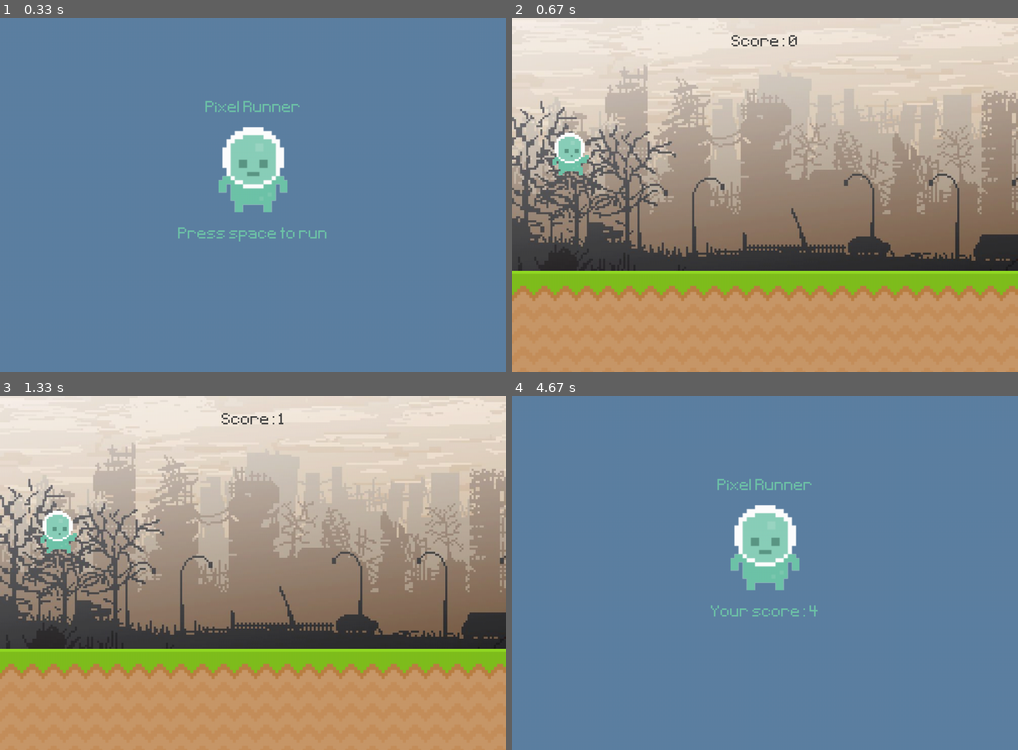
Above: before the commit, frames 1-4 (two rows, left to right).
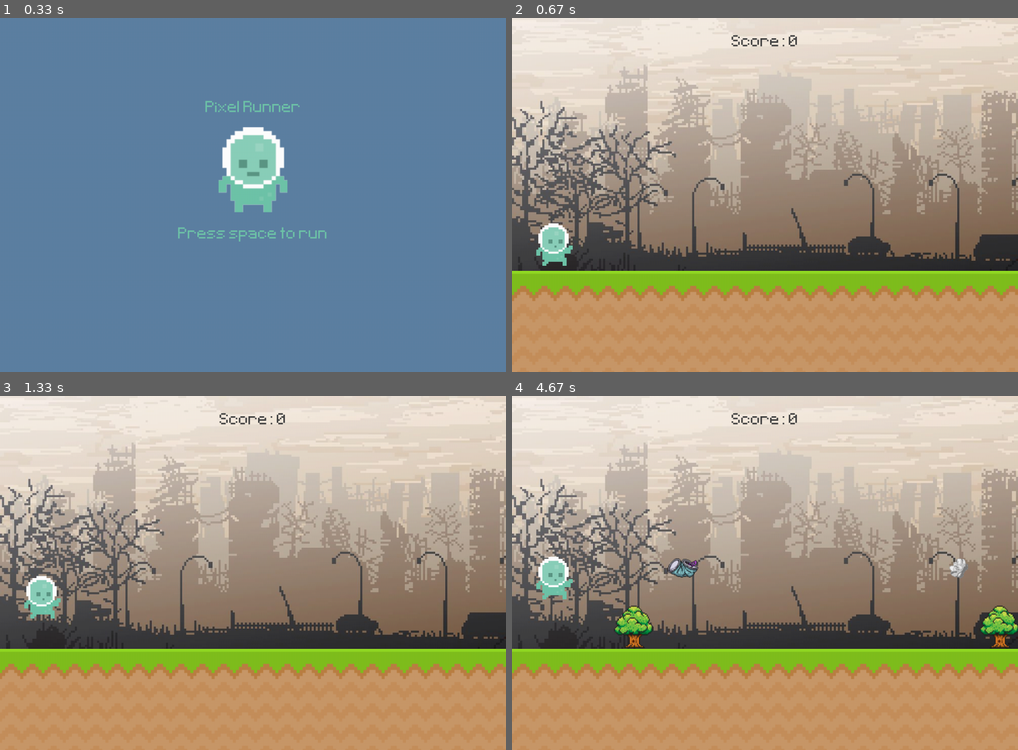
Above: after the commit, the same moments.

Repository: Angelly234/The4Inone-
Game: pygame game, started from runner_class_only.py
The game is run twice, just before and just after one commit, with the same random seed, the same clock (stepped at 60 frames per second) and the same inputs.
Inputs:
- Up to frame 1 (0.33 s): no input
- Up to frame 2 (0.67 s): tap Space at 0.33 s
- Up to frame 3 (1.33 s): tap Space at 0.67, 1.07 s
- Up to frame 4 (4.67 s): tap Space at 1.37, 1.57, 1.9, 2.2, 2.4, 2.7, 3.3, 3.6, 3.73, 4.13, 4.43 s

Frame 1 is identical in both runs. In frame 2, 1.2% of the frame differs, in the area x 4-16%, y 32-70%; in frame 3, 1.4%; in frame 4, 100%, in the area x 0-100%, y 0-100%.

Commit message:
change runner class only to gain point

Diff:
--- /dev/null
+++ b/example.py
@@ -0,0 +1,226 @@
+
+import pygame
+from sys import exit
+from random import randint, choice
+
+class Player(pygame.sprite.Sprite):
+    def init(self):
+        super().init()
+        player_walk_1 = pygame.image.load('graphics/player/player_walk_1.png').convert_alpha()
+        player_walk_2 = pygame.image.load('graphics/player/player_walk_2.png').convert_alpha()
+        self.player_walk = [player_walk_1, player_walk_2]
+        self.player_index = 0
+        self.player_jump = pygame.image.load('graphics/player/jump.png').convert_alpha()
+
+        self.image = self.player_walk[self.player_index]
+        self.rect = self.image.get_rect(midbottom=(80, 300))
+        self.gravity = 0
+
+        self.jump_sound = pygame.mixer.Sound('audio/jump.mp3')
+        self.jump_sound.set_volume(0.5)
+
+    def player_input(self):
+        keys = pygame.key.get_pressed()
+        if keys[pygame.K_SPACE] and self.rect.bottom >= 300:
+            self.gravity = -20
+            self.jump_sound.play()
+
+    def apply_gravity(self):
+        self.gravity += 1
+        self.rect.y += self.gravity
+        if self.rect.bottom >= 300:
+            self.rect.bottom = 300
+
+    def animation_state(self):
+        if self.rect.bottom < 300:
+            self.image = self.player_jump
+        else:
+            self.player_index += 0.1
+            if self.player_index >= len(self.player_walk):
+                self.player_index = 0
+            self.image = self.player_walk[int(self.player_index)]
+
+    def update(self):
+        self.player_input()
+        self.apply_gravity()
+        self.animation_state()
+
+class Trash(pygame.sprite.Sprite):
+    def init(self, type):
+        super().init()
+
+        if type == 'trash_can':
+            trash_can = pygame.image.load('graphics/trash/can-trash.png').convert_alpha()
+            self.image = trash_can
+            self.frames = [self.image]
+            self.y_pos = 210
+        elif type == 'trash_paper':
+            trash_paper = pygame.image.load('graphics/trash/paper-trash.png').convert_alpha()
+            self.image = trash_paper
+            self.frames = [self.image]
+            self.y_pos = 210
+
+        self.animation_index = 0
+        self.rect = self.image.get_rect(midbottom=(randint(900, 1100), self.y_pos))
+
+    def animation_state(self):
+        self.animation_index += 0.1
+        if self.animation_index >= len(self.frames):
+            self.animation_index = 0
+        self.image = self.frames[int(self.animation_index)]
+
+    def update(self):
+        self.animation_state()
+        self.rect.x -= 6
+        self.destroy()
+
+    def destroy(self):
+        if self.rect.x <= -100:
+            self.kill()
+
+class Obstacle(pygame.sprite.Sprite):
+    def init(self, type):
+        super().init()
+
+        if type == 'tree':
+            tree = pygame.image.load('graphics/big-tree.png').convert_alpha()
+            self.image = tree
+            self.frames = [self.image]
+            self.y_pos = 300
+
+        self.animation_index = 0
+        self.rect = self.image.get_rect(midbottom=(randint(900, 1100), self.y_pos))
+
+    def animation_state(self):
+        self.animation_index += 0.1
+        if self.animation_index >= len(self.frames):
+            self.animation_index = 0
+        self.image = self.frames[int(self.animation_index)]
+
+    def update(self):
+        self.animation_state()
+        self.rect.x -= 6
+        self.destroy()
+
+    def destroy(self):
+        if self.rect.x <= -100:
+            self.kill()
+
+def display_score():
+    current_time = int(pygame.time.get_ticks() / 1000) - start_time
+    score_surface = test_font.render(f'Score: {current_score}', False, (64, 64, 64))
+    score_rect = score_surface.get_rect(center=(400, 50))
+    screen.blit(score_surface, score_rect)
+
+def collision_sprite():
+    if pygame.sprite.spritecollide(player.sprite, obstacle_group, False):
+        return True
+    else:
+        return False
+
+def collection_sprite():
+    global current_score
+    trash_collected = pygame.sprite.spritecollide(player.sprite, trash_group, True)
+    if trash_collected:
+        current_score += len(trash_collected)
+
+# Initialize pygame
+pygame.init()
+
+# Set up the display
+screen = pygame.display.set_mode((800, 400))
+pygame.display.set_caption('Runner')
+clock = pygame.time.Clock()
+test_font = pygame.font.Font('font/Pixeltype.ttf', 50)
+game_active = False
+start_time = 0
+current_score = 0
+
+# Create player sprite
+player = pygame.sprite.GroupSingle()
+player.add(Player())
+
+# Create groups for obstacles and trash
+obstacle_group = pygame.sprite.Group()
+trash_group = pygame.sprite.Group()
+
+# Load background images
+sky_surface = pygame.image.load('graphics/Sky.png').convert()
+ground_surface = pygame.image.load('graphics/ground.png').convert()
+
+# Load player stand image
+player_stand = pygame.image.load('graphics/player/player_stand.png').convert_alpha()
+player_stand = pygame.transform.rotozoom(player_stand, 0, 2)
+player_stand_rect = player_stand.get_rect(center=(400, 200))
+
+# Game name and message
+game_name = test_font.render('Alien Runner', False, (111, 196, 169))
+game_name_rect = game_name.get_rect(center=(400, 80))
+game_message = test_font.render('Press space to run', False, (111, 196, 169))
+game_message_rect = game_message.get_rect(center=(400, 330))
+
+# Obstacle timer event
+obstacle_timer = pygame.USEREVENT + 1
+pygame.time.set_timer(obstacle_timer, 1500)
+
+# Main game loop
+while True:
+    for event in pygame.event.get():
+        if event.type == pygame.QUIT:
+            pygame.quit()
+            exit()
+
+        if game_active:
+            if event.type == obstacle_timer:
+                obstacle_group.add(Obstacle(choice(['tree'])))
+                trash_group.add(Trash(choice(['trash_can', 'trash_paper'])))
+
+            if event.type == pygame.KEYDOWN and event.key == pygame.K_SPACE:
+                #player.sprite.rect.y = 300
+                player.sprite.gravity = 0
+
+        else:
+            if event.type == pygame.KEYDOWN and event.key == pygame.K_SPACE:
+                game_active = True
+                start_time = int(pygame.time.get_ticks() / 1000)
+                current_score = 0  # Reset the score
+                player.sprite.rect.midbottom = (80, 300)
+                obstacle_group.empty()
+                trash_group.empty()
+
+    if game_active:
+        screen.blit(sky_surface, (0, 0))
+        screen.blit(ground_surface, (0, 300))
+        display_score()
+
+        player.draw(screen)
+        player.update()
+
+        obstacle_group.draw(screen)
+        obstacle_group.update()
+
+        trash_group.draw(screen)
+        trash_group.update()
+
+        if collision_sprite():
+            game_active = False
+
+        collection_sprite()
+
+    else:
+        screen.fill((94, 129, 162))
+        screen.blit(player_stand, player_stand_rect)
+
+        score_message = test_font.render(f'Your score: {current_score}', False, (111, 196, 169))
+        score_message_rect = score_message.get_rect(center=(500, 430))
+        screen.blit(game_name, game_name_rect)
+
+        if current_score == 0:
+            screen.blit(game_message, game_message_rect)
+        else:
+            screen.blit(score_message, score_message_rect)
+
+    pygame.display.update()
+    clock.tick(60)
+
+pygame.quit()
--- a/runner_class_only.py
+++ b/runner_class_only.py
@@ -32,6 +32,7 @@
 		if self.rect.bottom >= 500:
 			self.rect.bottom = 500
 			self.is_jumping = False
+
 	def animation_state(self):
 		if self.rect.bottom < 500:
 			self.image = self.player_jump
@@ -45,28 +46,53 @@
 		self.apply_gravity()
 		self.animation_state()
 
+class Trash(pygame.sprite.Sprite):
+    def __init__(self, type):
+        super().__init__()
+
+        if type == 'trash_can':
+            trash_can = pygame.image.load('graphics/trash/can-trash.png').convert_alpha()
+            self.image = trash_can
+            self.frames = [self.image]
+            self.y_pos = 370
+        elif type == 'trash_paper':
+            trash_paper = pygame.image.load('graphics/trash/paper-trash.png').convert_alpha()
+            self.image = trash_paper
+            self.frames = [self.image]
+            self.y_pos = 370
+
+        self.animation_index = 0
+        self.rect = self.image.get_rect(midbottom=(randint(1400, 1500), self.y_pos))
+
+    def animation_state(self):
+        self.animation_index += 0.1
+        if self.animation_index >= len(self.frames):
+            self.animation_index = 0
+        self.image = self.frames[int(self.animation_index)]
+
+    def update(self):
+        self.animation_state()
+        self.rect.x -= 6
+        self.destroy()
+
+    def destroy(self):
+        if self.rect.x <= -100:
+            self.kill()
+
 class Obstacle(pygame.sprite.Sprite):
 	def __init__(self,type):
 		super().__init__()
 
-		if type == 'trash_can':
-			trash_can= pygame.image.load('graphics/trash/can-trash.png').convert_alpha()
-			self.frames=[trash_can]
-			y_pos = 340
-
-		elif type == 'trash_paper':
-			trash_paper = pygame.image.load('graphics/trash/paper-trash.png').convert_alpha()
-			self.frames = [trash_paper]
-			y_pos = 340
-
-		else:
+		if type == 'tree':
 			tree = pygame.image.load('graphics/big-tree.png').convert_alpha()
-			self.frames=[tree]
-			y_pos  = 415
-
-		self.animation_index = 0
-		self.image = self.frames[self.animation_index]
-		self.rect = self.image.get_rect(topright = (randint(1400,1500),y_pos)) #900,1000
+			self.image = tree
+			self.frames = [self.image]
+			self.y_pos = 500
+
+			self.animation_index = 0
+			self.rect = self.image.get_rect(midbottom=(randint(1300,1700), self.y_pos))
+
+		# self.rect = self.image.get_rect(topright = (randint(1400,1500),y_pos)) #900,1000
 
 	def animation_state(self):
 		self.animation_index += 0.1
@@ -84,35 +110,42 @@
 
 def display_score():
 	current_time = int(pygame.time.get_ticks() / 1000) - start_time
-	score_surf = test_font.render(f'Score: {current_time}',False,(64,64,64))
+	score_surf = test_font.render(f'Score: {current_score}',False,(64,64,64))
 	score_rect = score_surf.get_rect(center = (500,50)) #400,50
 	screen.blit(score_surf,score_rect)
-	return current_time
+	# return current_time
 
 def collision_sprite():
-	if pygame.sprite.spritecollide(player.sprite,obstacle_group,False):
-		obstacle_group.empty()
-		return False
-	else: return True
-
-
+    if pygame.sprite.spritecollide(player.sprite, obstacle_group, False):
+        return True
+    else:
+        return False
+
+def collection_sprite():
+    global current_score
+    trash_collected = pygame.sprite.spritecollide(player.sprite, trash_group, True)
+    if trash_collected:
+        current_score += len(trash_collected)
+
+# Initialize pygame
 pygame.init()
-screen = pygame.display.set_mode((1000,700)) #800,400  khos knea 200 , 300
+
+screen = pygame.display.set_mode((1000,700))
 pygame.display.set_caption('Runner')
 clock = pygame.time.Clock()
 test_font = pygame.font.Font('font/Pixeltype.ttf', 50)
 game_active = False
 start_time = 0
-score = 0
-# ******Don't remove this
-# bg_music = pygame.mixer.Sound('audio/music.wav')
-# bg_music.play(loops = -1)
+current_score = 0
+bg_music = pygame.mixer.Sound('audio/music.wav')
+bg_music.play(loops = -1)
 
 #Groups
 player = pygame.sprite.GroupSingle()
 player.add(Player())
 
 obstacle_group = pygame.sprite.Group()
+trash_group = pygame.sprite.Group()
 
 sky_surface = pygame.image.load('graphics/Sky1.png').convert()
 ground_surface = pygame.image.load('graphics/ground1.png').convert()
@@ -122,54 +155,73 @@
 player_stand = pygame.transform.rotozoom(player_stand,0,2)
 player_stand_rect = player_stand.get_rect(center = (500,300)) #400,200
 
-game_name = test_font.render('Pixel Runner',False,(111,196,169))
-game_name_rect = game_name.get_rect(center = (500,180)) #400,80
-
-game_message = test_font.render('Press space to run',False,(111,196,169))
-game_message_rect = game_message.get_rect(center = (500,430)) #400,330
+# Game name and message
+game_name = test_font.render('Pixel Runner', False, (111, 196, 169))
+game_name_rect = game_name.get_rect(center=(500, 180))  # 400,80
+game_message = test_font.render('Press space to run', False, (111, 196, 169))
+game_message_rect = game_message.get_rect(center=(500, 430))  # 400,330
 
 # Timer
 obstacle_timer = pygame.USEREVENT + 1
-pygame.time.set_timer(obstacle_timer,1500)
+pygame.time.set_timer(obstacle_timer, 1500)
 
 while True:
-	for event in pygame.event.get():
-		if event.type == pygame.QUIT:
-			pygame.quit()
-			exit()
-
-		if game_active:
-			if event.type == obstacle_timer:
-				obstacle_group.add(Obstacle(choice(['tree','trash_can','tree','trash_paper','tree','tree','trash_paper','tree'])))
-		else:
-			if event.type == pygame.KEYDOWN and event.key == pygame.K_SPACE:
-				game_active = True
-				start_time = int(pygame.time.get_ticks() / 1000)
-
-
-	if game_active:
-		screen.blit(sky_surface,(0,0))
-		screen.blit(ground_surface,(0,500)) #0 ,300 so khos knea 200
-		score = display_score()
-
-		player.draw(screen)
-		player.update()
-
-		obstacle_group.draw(screen)
-		obstacle_group.update()
-
-		game_active = collision_sprite()
-
-	else:
-		screen.fill((94,129,162))
-		screen.blit(player_stand,player_stand_rect)
-
-		score_message = test_font.render(f'Your score: {score}',False,(111,196,169))
-		score_message_rect = score_message.get_rect(center = (500,430)) #400,330
-		screen.blit(game_name,game_name_rect)
-
-		if score == 0: screen.blit(game_message,game_message_rect)
-		else: screen.blit(score_message,score_message_rect)
-
-	pygame.display.update()
-	clock.tick(70)
+    for event in pygame.event.get():
+        if event.type == pygame.QUIT:
+            pygame.quit()
+            exit()
+
+        if game_active:
+            if event.type == obstacle_timer:
+                obstacle_group.add(Obstacle(choice(['tree'])))
+                trash_group.add(Trash(choice(['trash_can', 'trash_paper'])))
+
+            if event.type == pygame.KEYDOWN and event.key == pygame.K_SPACE:
+                # player.sprite.rect.y = 300
+                player.sprite.gravity = 0
+
+        else:
+            if event.type == pygame.KEYDOWN and event.key == pygame.K_SPACE:
+                game_active = True
+                start_time = int(pygame.time.get_ticks() / 1000)
+                current_score = 0  # Reset the score
+                player.sprite.rect.midbottom = (80, 300)
+                obstacle_group.empty()
+                trash_group.empty()
+
+    if game_active:
+        screen.blit(sky_surface, (0, 0))
+        screen.blit(ground_surface, (0, 500))  # 0 ,300 so khos knea 200
+        score = display_score()
+
+        player.draw(screen)
+        player.update()
+
+        obstacle_group.draw(screen)
+        obstacle_group.update()
+
+        trash_group.draw(screen)
+        trash_group.update()
+
+        if collision_sprite():
+            game_active = False
+
+        collection_sprite()
+
+    else:
+        screen.fill((94, 129, 162))
+        screen.blit(player_stand, player_stand_rect)
+
+        score_message = test_font.render(f'Your score: {current_score}', False, (111, 196, 169))
+        score_message_rect = score_message.get_rect(center=(500, 430))
+        screen.blit(game_name, game_name_rect)
+
+        if current_score == 0:
+            screen.blit(game_message, game_message_rect)
+        else:
+            screen.blit(score_message, score_message_rect)
+
+    pygame.display.update()
+    clock.tick(60)
+
+pygame.quit()
